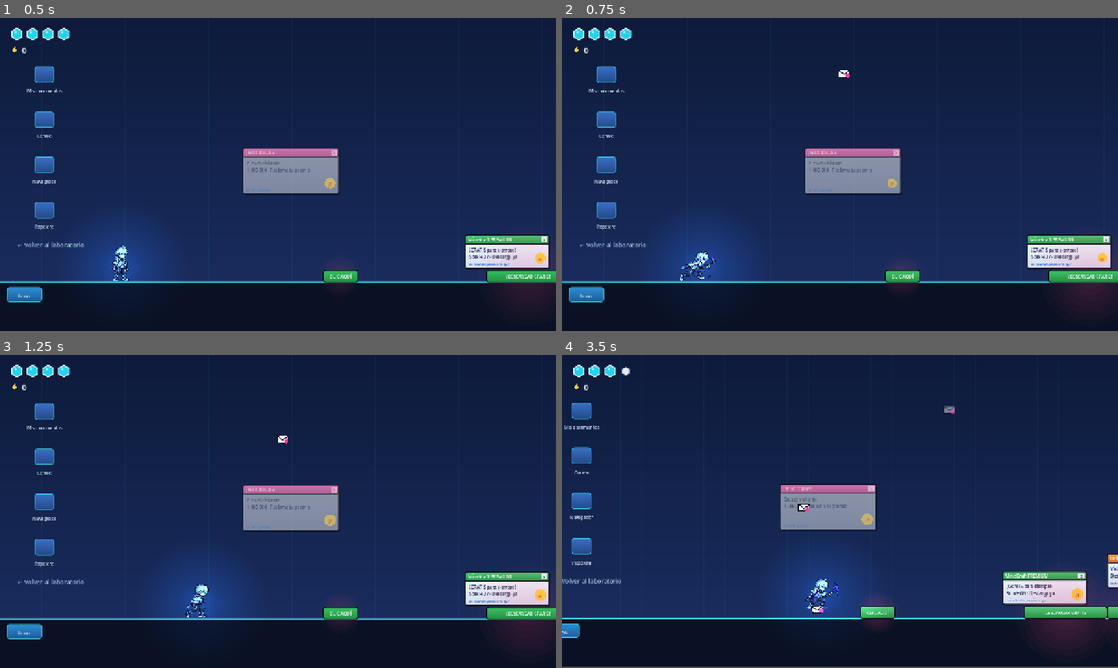
Above: before the commit, frames 1-4 (two rows, left to right).
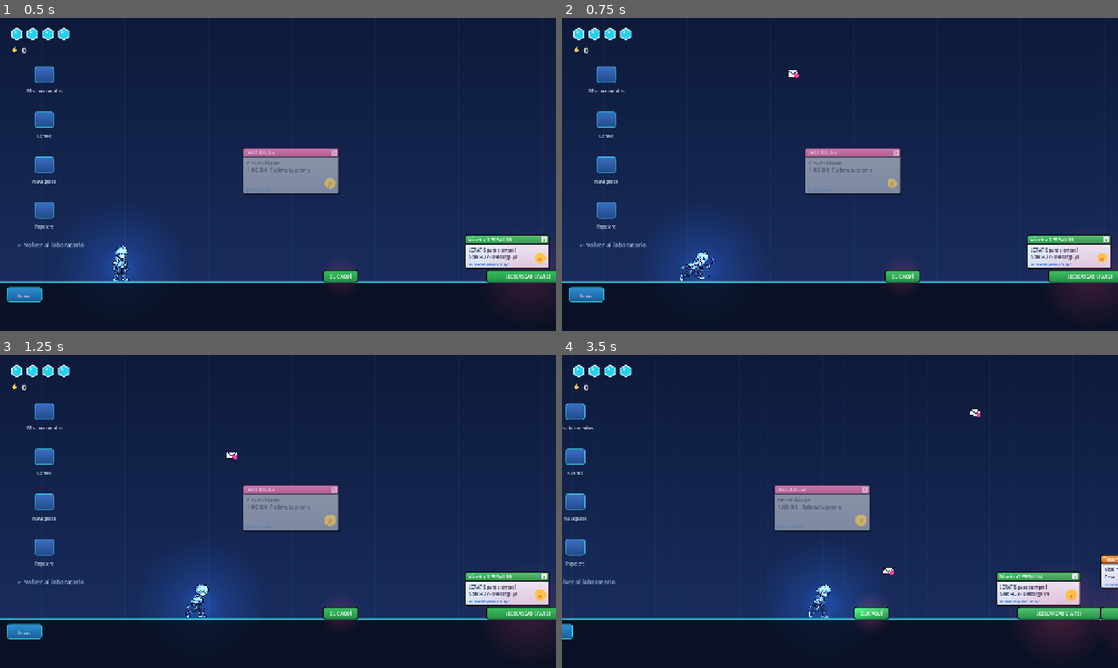
Above: after the commit, the same moments.

Repository: codingraphcr/schoolgame
Game: Godot game, scene res://world/zones/pc_profesor/escritorio.tscn
The game is run twice, just before and just after one commit, with the same random seed, the same clock (stepped at 60 frames per second) and the same inputs. This scene is started directly instead of the project's main scene.
Inputs (mouse positions are in pixels of both pictures, inside the frame that each line leads up to):
- Up to frame 1 (0.5 s): no input
- Up to frame 2 (0.75 s): tap Enter (ui_accept) at 0.5 s; move the mouse to (962, 158) at 0.52 s; hold D (move_right) from 0.53 s (still down); hold Q (vision) from 0.53 s (still down); click (962, 158) at 0.67 s
- Up to frame 3 (1.25 s): keep holding D (move_right); keep holding Q (vision); tap Space (jump) at 0.77 s
- Up to frame 4 (3.5 s): move the mouse to (728, 527) at 1.27 s; release D (move_right) at 1.28 s; release Q (vision) at 1.28 s; hold A (move_left) 1.28-2.03 s; tap J (attack) at 1.35 s; tap Space (jump) at 1.52, 3.02 s; tap Q (vision) at 1.55, 3.05 s; move the mouse to (895, 442) at 2.02 s; hold Q (vision) 2.03-2.78 s; hold D (move_right) from 2.03 s (still down); tap Shift (dash) at 2.1 s; move the mouse to (812, 574) at 2.77 s; tap E (interact) at 2.85 s; click (812, 574) at 2.92 s

Frame 1 is identical in both runs. In frame 2, 0.1% of the frame differs, in the area x 40-52%, y 16-20%; in frame 3, 0.1%; in frame 4, 5.5%, in the area x 0-100%, y 3-100%.

Commit message:
Correos SPAM más difíciles: caen más rápido y apuntan a Kai
- SpamMailSpawner: los correos caen a 140 px/s (antes 90) y el 70 % aparece
  donde estaba Kai hace 0,15 s (±10 px); el resto sigue cayendo al azar.
  Se mantiene el aviso parpadeante de 0,35 s para que sea justo.
- VisionMeter: se oculta desde _ready si la Visión Digital no está descubierta
  (antes podía verse un cuadro).
- test_vision espera a las condiciones en vez de cuadros fijos (fallaba con
  la computadora ocupada); test_spam_level comprueba velocidad y apuntado.

Co-Authored-By: Claude Opus 5.5 <noreply@anthropic.com>

Diff:
--- a/tests/test_spam_level.gd
+++ b/tests/test_spam_level.gd
@@ -98,6 +98,19 @@
 	_check(player.global_position.distance_to(before) < 80.0, "el correo empuja pero no hace reaparecer")
 	await _until_vulnerable()
 	player.health.restore_full()
+	# Dificultad: los correos caen más rápido y apuntan a donde estaba Kai hace un instante.
+	_check(spawner.fall_speed >= 140.0, "los correos caen rápido (%.0f px/s)" % spawner.fall_speed)
+	await _drop_on(Vector2(320, 280))  # lejos del anuncio trampa de x=372
+	spawner._timer = 99.0  # registra el rastro de Kai sin soltar correos
+	spawner.set_process(true)
+	spawner.aimed_ratio = 1.0
+	await _frames(20)
+	spawner.set_process(false)
+	var target: float = spawner._next_x() + spawner.global_position.x
+	_check(absf(target - player.global_position.x) <= spawner.aim_spread + 0.5,
+		"si Kai se queda quieto, el correo apunta encima de él (cae en x=%.0f, Kai en x=%.0f)" % [target, player.global_position.x])
+	for leftover in spawner.get_children():
+		leftover.queue_free()
 
 
 ## El nivel se puede cruzar solo caminando y saltando: un "bot" salta de pop-up en pop-up.
--- a/tests/test_vision.gd
+++ b/tests/test_vision.gd
@@ -48,6 +48,7 @@
 func _test_locked() -> void:
 	_check(not state.vision_unlocked, "partida nueva: la Visión Digital no está descubierta")
 	_action("vision")
+	await _until(func() -> bool: return _denied.has(&"locked"))
 	await _frames(3)
 	_check(not vision.is_active() and _denied.has(&"locked"), "Q no hace nada antes de descubrirla")
 	_check(not room.get_node("CombatHUD/VisionMeter").visible, "el indicador está oculto mientras no se descubre")
@@ -57,10 +58,10 @@
 func _test_unlocked() -> void:
 	# En la historia se desbloquea al terminar la misión de la contraseña del profesor.
 	state.unlock_vision()
-	await _frames(2)
+	await _until(func() -> bool: return room.get_node("CombatHUD/VisionMeter").visible)
 	_check(room.get_node("CombatHUD/VisionMeter").visible, "al desbloquearla aparece el indicador de la Visión Digital")
 	_action("vision")
-	await _wait(0.6)
+	await _until(func() -> bool: return vision.is_active() and vision.blend > 0.9)
 	_check(vision.is_active() and not vision.involuntary, "Q enciende la Visión Digital")
 	_check(room.get_node("DigitalLayer/Network").visible and vision.blend > 0.9, "se ve la red (capa digital)")
 	var ambient := room.get_node("Ambient") as CanvasModulate
@@ -125,6 +126,14 @@
 			return
 
 
+## Espera (en cuadros de física) a que se cumpla la condición, hasta unos 10 s de juego.
+func _until(condition: Callable) -> void:
+	for i in 600:
+		if condition.call():
+			return
+		await physics_frame
+
+
 func _frames(count: int) -> void:
 	for i in count:
 		await physics_frame
--- a/ui/hud/vision_meter.gd
+++ b/ui/hud/vision_meter.gd
@@ -36,6 +36,7 @@
 	_fill.mouse_filter = Control.MOUSE_FILTER_IGNORE
 	add_child(_fill)
 	_vision().denied.connect(_on_denied)
+	visible = _vision().is_unlocked()  # Sin esperar al primer _process: no aparece ni un cuadro antes de tiempo.
 
 
 func _process(delta: float) -> void:
--- a/world/digital/spam/spam_mail_spawner.gd
+++ b/world/digital/spam/spam_mail_spawner.gd
@@ -2,6 +2,8 @@
 class_name SpamMailSpawner
 extends Node2D
 ## Lluvia de correos SPAM: deja caer SpamMail en una franja horizontal, solo mientras Kai está cerca.
+## La mayoría apunta a donde estaba Kai hace un instante (aim_delay): quedarse quieto es peligroso,
+## moverse los esquiva. El resto cae al azar para cubrir la zona.
 ## El origen es el extremo izquierdo de la franja, a la altura desde donde caen.
 
 @export var width := 320.0:
@@ -9,7 +11,13 @@
 		width = maxf(value, 16.0)
 		queue_redraw()
 @export var interval := 1.1
-@export var fall_speed := 90.0
+@export var fall_speed := 140.0
+## Proporción de correos que apuntan a Kai (0 = todos al azar, 1 = todos apuntados).
+@export_range(0.0, 1.0) var aimed_ratio := 0.7
+## Segundos de "retraso" del apuntado: el correo cae donde estaba Kai hace este tiempo.
+@export var aim_delay := 0.15
+## Desvío al azar (px) alrededor del punto apuntado.
+@export var aim_spread := 10.0
 ## Altura (global) donde los correos se deshacen.
 @export var floor_y := 304.0
 ## Solo caen correos si Kai está a menos de esta distancia horizontal de la franja.
@@ -17,6 +25,9 @@
 
 var _timer := 0.5
 var _rng := RandomNumberGenerator.new()
+## Posiciones recientes de Kai: [[tiempo, x], ...]
+var _trail: Array = []
+var _clock := 0.0
 
 
 func _ready() -> void:
@@ -30,12 +41,29 @@
 	if player == null:
 		return
 	var x := player.global_position.x
+	_clock += delta
+	_trail.append([_clock, x])
+	while _trail.size() > 2 and _clock - _trail[0][0] > aim_delay * 2.0:
+		_trail.pop_front()
 	if x < global_position.x - active_margin or x > global_position.x + width + active_margin:
 		return
 	_timer -= delta
 	if _timer <= 0.0:
 		_timer = interval
-		spawn_mail(_rng.randf_range(6.0, width - 6.0))
+		spawn_mail(_next_x())
+
+
+## Dónde cae el próximo correo (local a la franja): sobre donde estaba Kai hace aim_delay, o al azar.
+func _next_x() -> float:
+	if _rng.randf() < aimed_ratio and not _trail.is_empty():
+		var past_x: float = _trail[0][1]
+		for entry in _trail:
+			if _clock - entry[0] <= aim_delay:
+				break
+			past_x = entry[1]
+		var local_x := past_x - global_position.x + _rng.randf_range(-aim_spread, aim_spread)
+		return clampf(local_x, 6.0, width - 6.0)
+	return _rng.randf_range(6.0, width - 6.0)
 
 
 ## Deja caer un correo en la posición x (local a la franja).
Not shown, changed: docs/arquitectura.md
